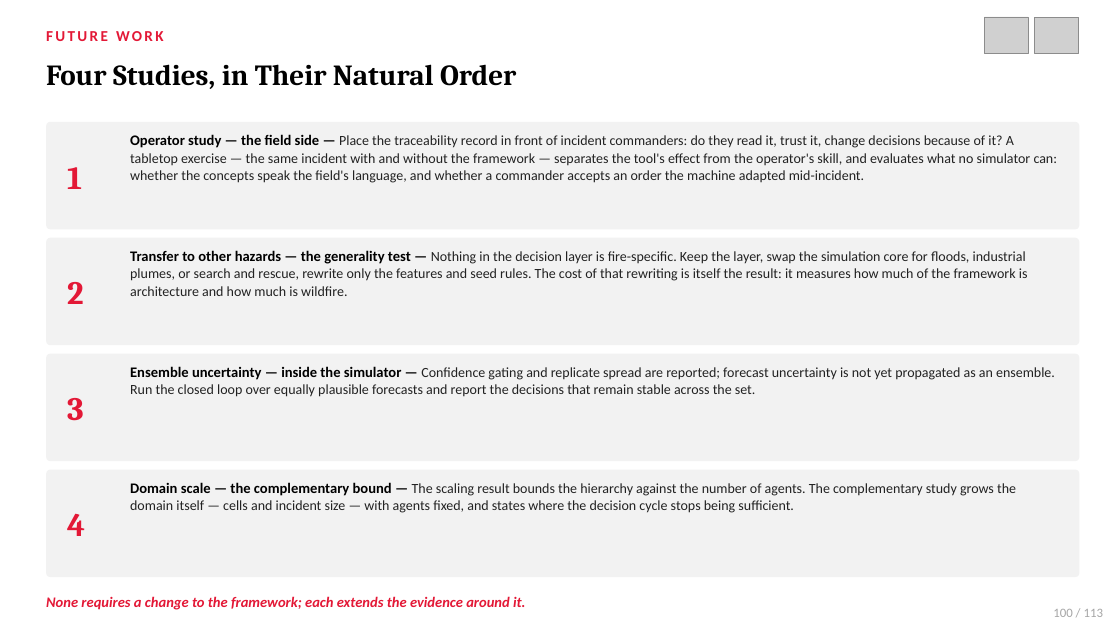
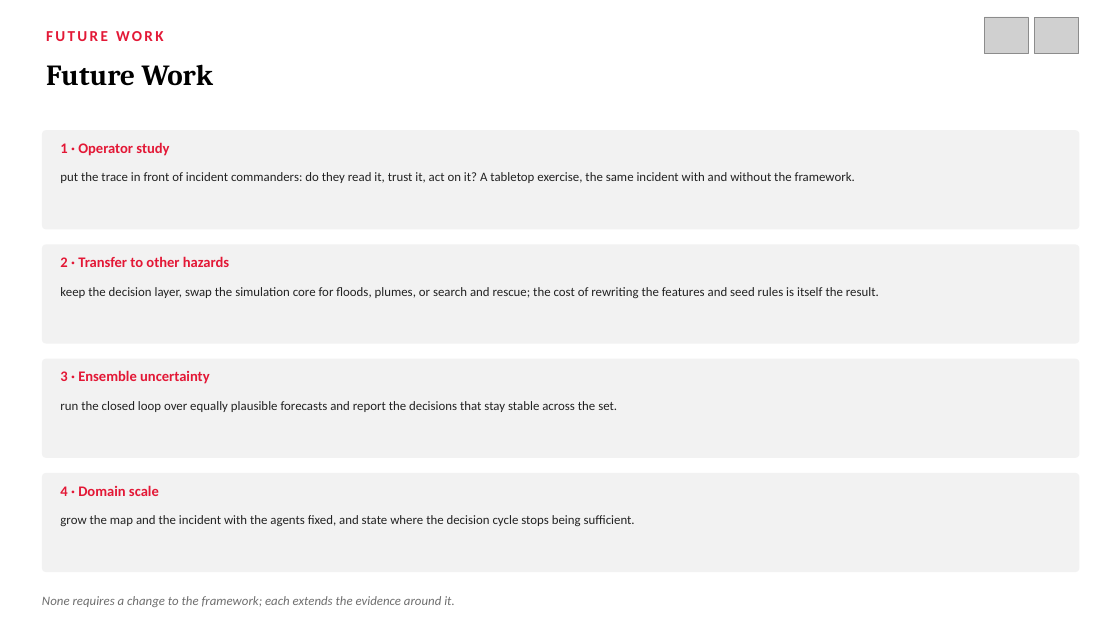
Before and after one commit to northwind13/Enhanced_DSS, a slide deck: slide 88 of 01_Thesis/DisasterAware_Presentation.pptx (slide 100 before the commit). Drawn at 1120x630 pixels with LibreOffice and Linux fonts; fonts in the diff are those of the drawing; grey boxes stand for pictures. Boxes give left, top, right and bottom in pixels: in the first picture for what was removed or moved away, otherwise in the second. Text is boxed around its words. In the diff, an @@ line names an element or a change of style, - is before the commit and + after.

```diff
--- a/01_Thesis/DisasterAware_Presentation.pptx
+++ b/01_Thesis/DisasterAware_Presentation.pptx
@@ text at <box>46,64,213,86</box>: text changed @@
-Four Studies, in Their Natural Order
+Future Work
@@ proportions changed in 4 elements at <box>42,359,1080,458</box>, <box>42,473,1080,572</box>, <box>42,245,1080,344</box>, <box>42,130,1080,229</box> @@
@@ rounded rectangle: place and size @@
-rounded rectangle at <box>46,122,1080,229</box>
+rounded rectangle at <box>42,130,1080,229</box>
@@ text added at <box>60,142,169,156</box>, 12.5 pt, text #E31836, bold @@
+1 · Operator study
@@ text at <box>60,172,855,183</box>: text changed; size 12 to 11 pt @@
-Operator study — the field side — Place the traceability record in front of incident commanders: do they read it, trust it, change decisions because of it? A tabletop exercise — the same incident with and without the framework — separates the tool's effect from the operator's skill, and evaluates what no simulator can: whether the concepts speak the field's language, and whether a commander accepts an order the machine adapted mid-incident.
+put the trace in front of incident commanders: do they read it, trust it, act on it? A tabletop exercise, the same incident with and without the framework.
@@ text removed at <box>67,167,82,189</box> @@
-1
@@ rounded rectangle: place and size @@
-rounded rectangle at <box>46,238,1080,345</box>
+rounded rectangle at <box>42,245,1080,344</box>
@@ text added at <box>60,256,229,267</box>, 12.5 pt, text #E31836, bold @@
+2 · Transfer to other hazards
@@ text at <box>60,287,879,298</box>: text changed; size 12 to 11 pt @@
-Transfer to other hazards — the generality test — Nothing in the decision layer is fire-specific. Keep the layer, swap the simulation core for floods, industrial plumes, or search and rescue, rewrite only the features and seed rules. The cost of that rewriting is itself the result: it measures how much of the framework is architecture and how much is wildfire.
+keep the decision layer, swap the simulation core for floods, plumes, or search and rescue; the cost of rewriting the features and seed rules is itself the result.
@@ text removed at <box>67,282,84,304</box> @@
-2
@@ rounded rectangle: place and size @@
-rounded rectangle at <box>46,354,1080,461</box>
+rounded rectangle at <box>42,359,1080,458</box>
@@ text added at <box>60,370,209,384</box>, 12.5 pt, text #E31836, bold @@
+3 · Ensemble uncertainty
@@ text at <box>60,401,617,412</box>: text changed; size 12 to 11 pt @@
-Ensemble uncertainty — inside the simulator — Confidence gating and replicate spread are reported; forecast uncertainty is not yet propagated as an ensemble. Run the closed loop over equally plausible forecasts and report the decisions that remain stable across the set.
+run the closed loop over equally plausible forecasts and report the decisions that stay stable across the set.
@@ text removed at <box>67,398,84,421</box> @@
-3
@@ rounded rectangle: place and size @@
-rounded rectangle at <box>46,470,1080,577</box>
+rounded rectangle at <box>42,473,1080,572</box>
@@ text added at <box>60,485,159,496</box>, 12.5 pt, text #E31836, bold @@
+4 · Domain scale
@@ text at <box>60,515,635,526</box>: text changed; size 12 to 11 pt @@
-Domain scale — the complementary bound — The scaling result bounds the hierarchy against the number of agents. The complementary study grows the domain itself — cells and incident size — with agents fixed, and states where the decision cycle stops being sufficient.
+grow the map and the incident with the agents fixed, and state where the decision cycle stops being sufficient.
@@ text removed at <box>67,513,85,536</box> @@
-4
@@ text "None requires a change to ..." at <box>42,596,454,607</box>: size 12.5 to 11 pt, text colour #E31836 to #6E6E6E, bold off; line spacing 1.04 to 1.02 @@
@@ text removed at <box>1053,609,1104,617</box> @@
-100 / 113
```
Also in this commit, not shown: 67 other slides changed, 20 slides added, 44 slides removed, 15 other files.
